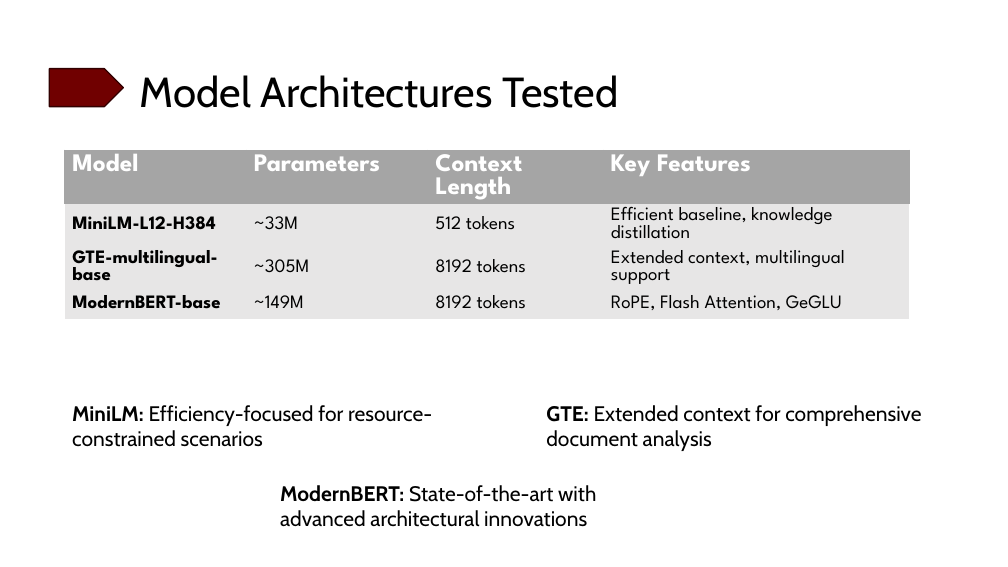
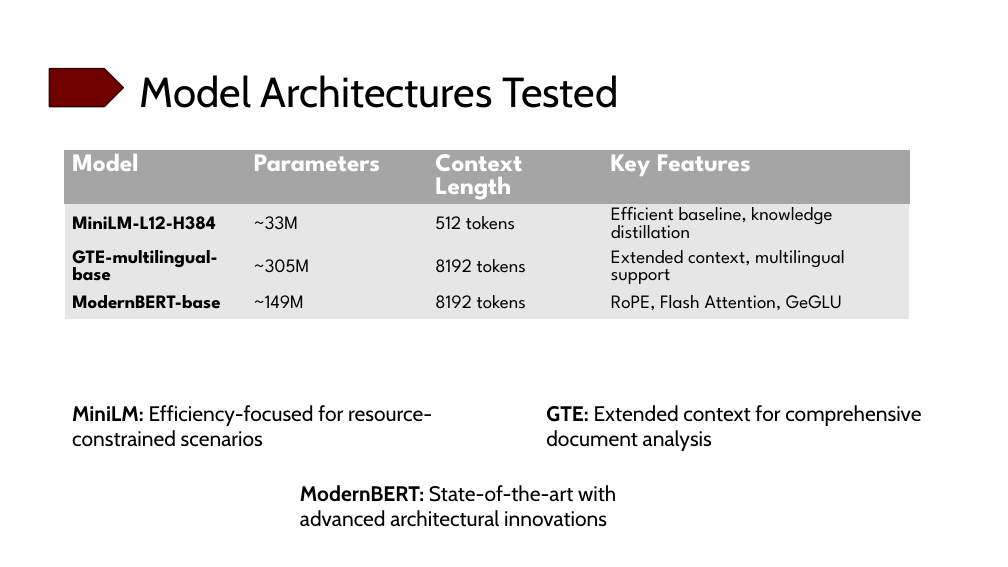
Before and after one commit to skfrost19/cross-encoder-modal, a slide deck: slide 5 of cross_encoder/thesis/Thesis_presentation.pptx. Drawn at 1008x567 pixels with LibreOffice and Linux fonts; fonts in the diff are those of the drawing. Boxes give left, top, right and bottom in pixels: in the first picture for what was removed or moved away, otherwise in the second. Text is boxed around its words. In the diff, an @@ line names an element or a change of style, - is before the commit and + after.

```diff
--- a/cross_encoder/thesis/Thesis_presentation.pptx
+++ b/cross_encoder/thesis/Thesis_presentation.pptx
@@ text "ModernBERT: State-of-the-art with advanced architectural ...": place and size @@
-text "ModernBERT: State-of-the-art with advanced architectural ..." at <box>280,485,596,527</box>
+text "ModernBERT: State-of-the-art with advanced architectural ..." at <box>300,485,616,527</box>
```
Also in this commit, not shown: 4 other slides changed, 7 slides added, 2 slides removed.
